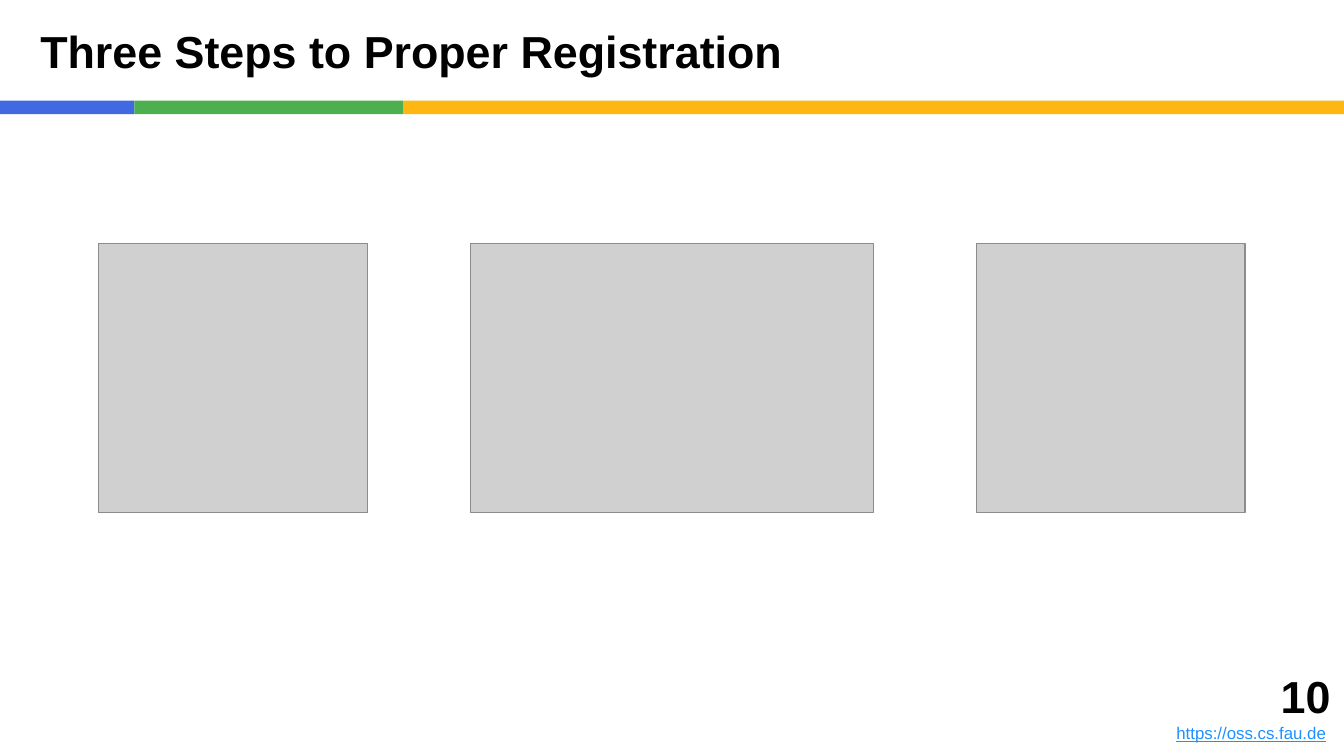
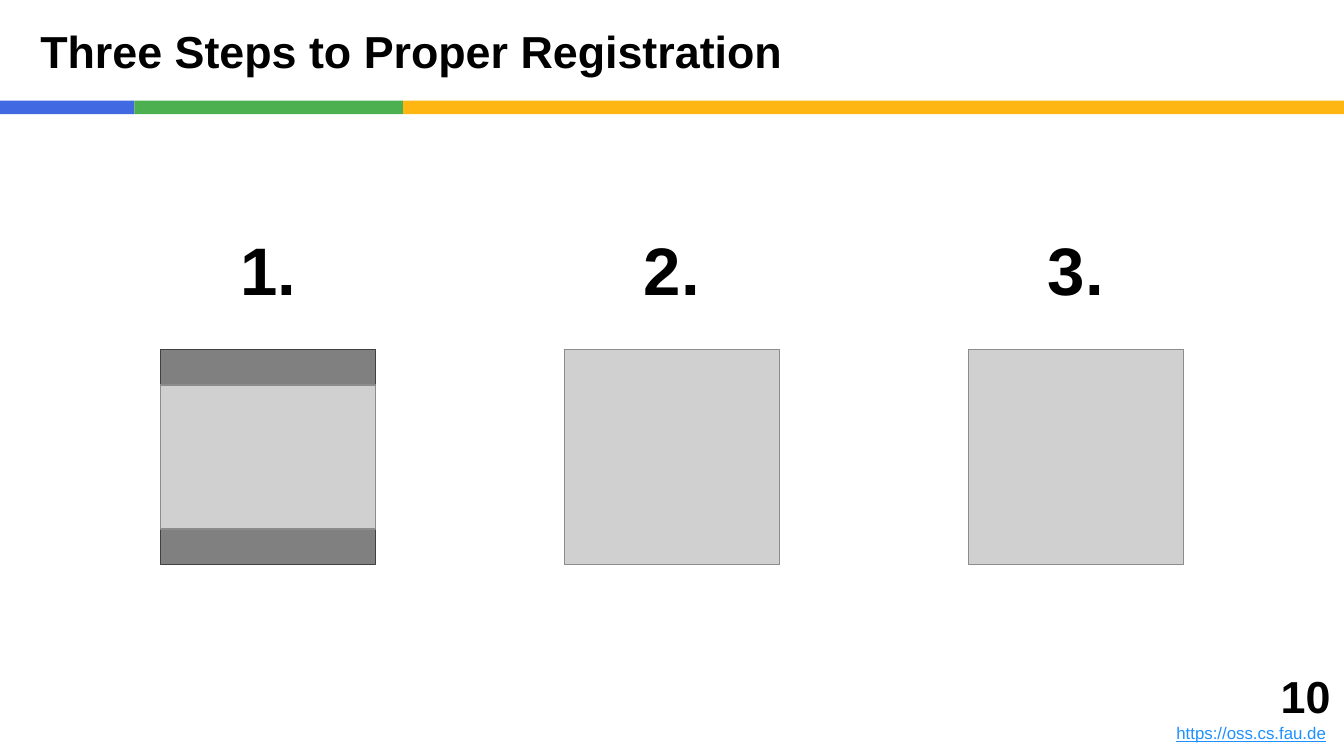
Before and after one commit to dirkriehle/pcom-course, a slide deck: slide 10 of Lecture slides/PCOM A01 - Introduction.pptx. Drawn at 1344x756 pixels with LibreOffice and Linux fonts; fonts in the diff are those of the drawing; grey boxes stand for pictures. Boxes give left, top, right and bottom in pixels: in the first picture for what was removed or moved away, otherwise in the second. Text is boxed around its words. In the diff, an @@ line names an element or a change of style, - is before the commit and + after.

```diff
--- a/Lecture slides/PCOM A01 - Introduction.pptx
+++ b/Lecture slides/PCOM A01 - Introduction.pptx
@@ text added at (240,248,296,295), 36 pt, text #000000, bold @@
+1.
@@ text added at (644,248,700,295), 36 pt, text #000000, bold @@
+2.
@@ text added at (1048,248,1104,296), 36 pt, text #000000, bold @@
+3.
@@ rectangle added at (161,349,376,564), fill #808080, outline #404040 0.75 pt @@
@@ picture: place and size @@
-picture at (976,243,1245,512)
+picture at (564,349,780,564)
@@ picture: place and size @@
-picture at (99,243,368,512)
+picture at (968,349,1183,564)
@@ picture: place and size @@
-picture at (470,243,872,512)
+picture at (161,384,376,528)
```
Also in this commit, not shown: 2 other slides changed, 4 other files.
